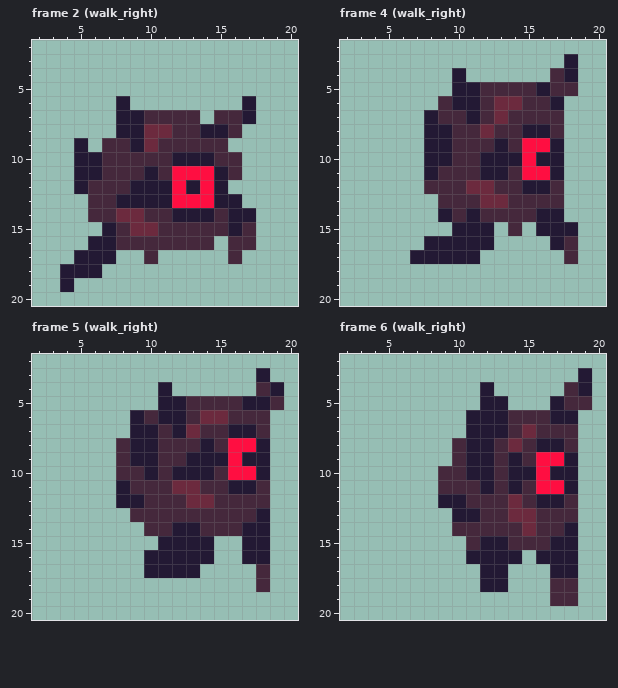
Edited in one commit: pixel-art file (assets/textures/swarmer.aseprite). The picture above was drawn from the file before the commit.
24x24 pixels, 9 frames. Colours within 5 levels of each other are drawn and written as one. Shown: frame 2 (walk_right): x 2..20, y 2..20; frame 4 (walk_right): x 2..20, y 2..20; frame 5 (walk_right): x 2..20, y 2..20; frame 6 (walk_right): x 2..20, y 2..20. The commit also changed other frames, which this record leaves out.
Now the later version:
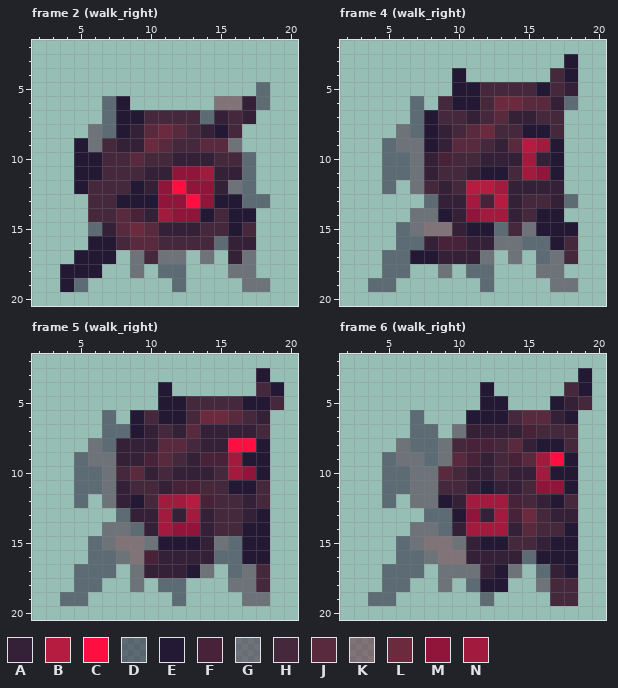
Palette (. is transparent): A #342138  B #b61c40  C #ff0e41  D #23193480  E #231934  F #482239  G #45283c80  H #45283c  J #59293d  K #6c2a3e80  L #6c2a3e  M #91143a  N #a21b3f
What changed:
layer "ref" now shown
Changed rows in their new state; - is an unchanged pixel.
Frame 2 (walk_right), layer "ref":
first column x 5:
 5 -------------D
 6 --D-------KKAD
 7 --D------DA-A-
 8 -GD-AJ-J-A----
 9 -G-AA-J--JJG--
10 ----J--AAA--D-
11 -----AAMMNAAD-
12 -----AM-MMAGD-
13 ------MM-M--DD
14 ---JFANMM-----
15 -DAJ-JAAA-----
16 ----JJ----DAA-
17 ----G-GG-G-AG-
18 ----G-DD---GG-
19 D------D----GG
Frame 4 (walk_right), layer "ref":
first column x 4:
 5 --------------A
 6 ---D-------JJAD
 7 ---D---A-JAA---
 8 --GD-A-J-------
 9 -DGG-AJJ-AJBN--
10 -DDGAF--AAANA--
11 -DDGA--A---NM--
12 -D-G-A-BBNAAAA-
13 ----DAANFBA--AD
14 ---GG-AMNNA----
15 --DGKKA--D-G---
16 --DDAFFAAGGDD--
17 -DD--AAAG-G-DG-
18 -DD--G-DD---GG-
19 DD------D----GG
Frame 5 (walk_right), layer "ref":
first column x 4:
 6 ---D--------J-A
 7 ---DD-A-AJAAAA-
 8 --GDAAAJJ-AA---
 9 -DGGAAFJ-AFFN--
10 -DDG-JA-AAA-NM-
11 -DDGA--AFF-----
12 -D-GA--NNBF--A-
13 ----DAANANA--A-
14 ---GGDANMMA----
15 --DGKKG---AGD--
16 --DDGKFAAAADD--
17 -DDD-GAAA-G-DG-
18 -DD--G-DD---GG-
19 DD------D----GG
Frame 6 (walk_right), layer "ref":
first column x 4:
 5 --------------A
 6 ---D-------JJA-
 7 ---DD-GAAAAF---
 8 --GDDG-FF-JA---
 9 -DGGDGJFA-FJN--
10 -DDGGJ-AA-AAN--
11 -DDGG--A-AA-MM-
12 -D-GG-ANNNF-A--
13 ----DD-MANF--AA
14 ---GGDANNNAJ---
15 --DGKKGA----A--
16 --DDGKKAAAAD---
17 -DDD-GGGA-G-DA-
18 -DD--G-D----G--
19 DD------D------
Where, in picture pixels (left, top, right, bottom), the same in both pictures:
changed: (74, 82, 270, 292)
changed: (368, 82, 578, 292)
changed: (60, 410, 270, 606)
changed: (368, 396, 578, 606)
